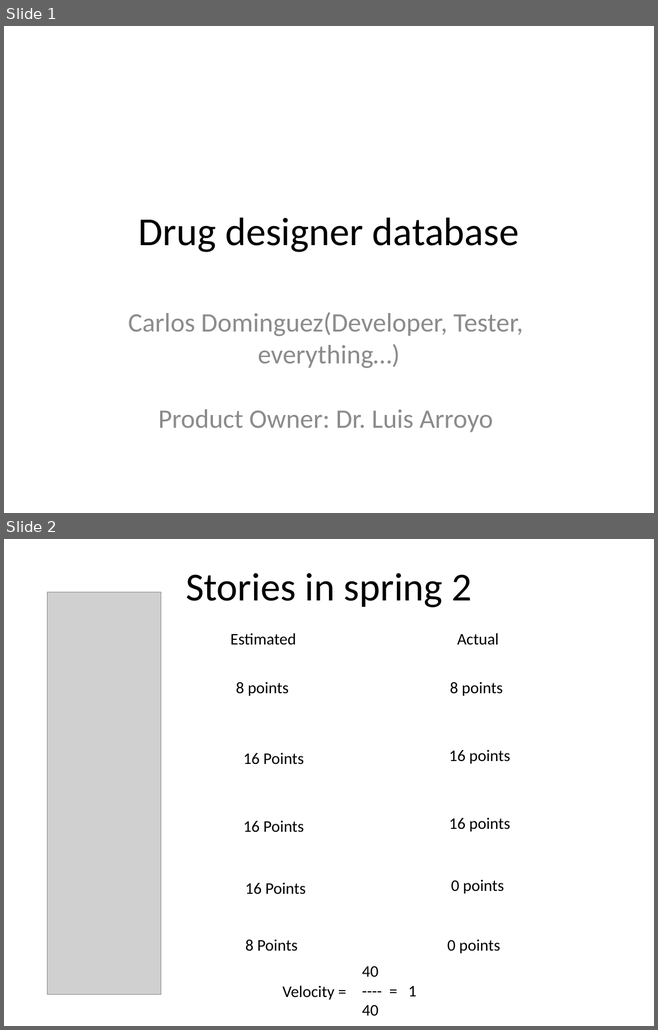
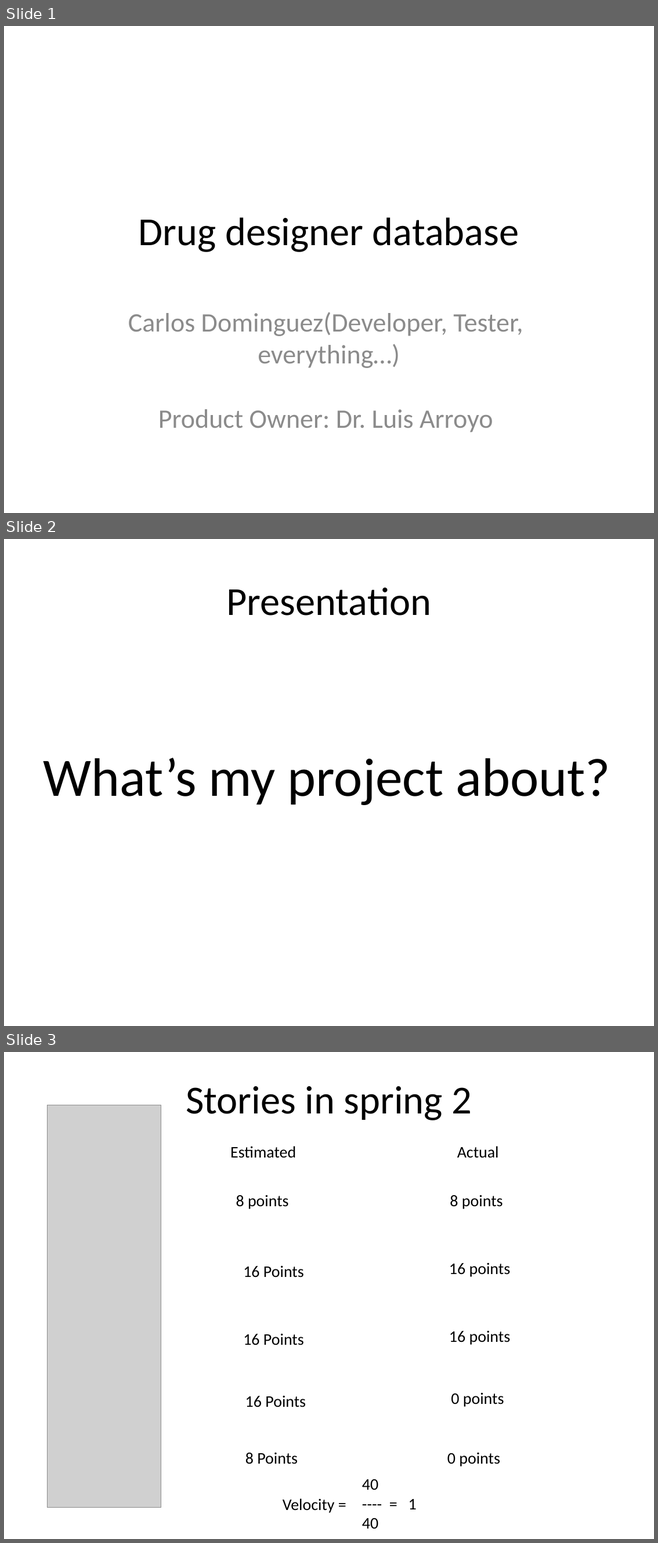
Before and after one commit to FIU-SCIS-Senior-Project-2015-Spring/Designer-Drugs-Database-App, a slide deck: Presentation Slides/Presentation 3.pptx. Shown one above the other, each under a label of ours: slides 1 and 2 before the commit, slides 1, 2 and 3 after it. The pictures are 658x1030 and 658x1543 pixels, drawn with LibreOffice and Linux fonts; fonts in the diff are those of the drawing; grey boxes stand for pictures. Boxes give left, top, right and bottom in pixels: in the first picture for what was removed or moved away, otherwise in the second. Text is boxed around its words. In the diff, an @@ line names an element or a change of style, - is before the commit and + after.

```diff
--- a/Presentation Slides/Presentation 3.pptx
+++ b/Presentation Slides/Presentation 3.pptx
@@ slide 2 added at [4,539,654,1026], background #FFFFFF @@
@@ title added at [226,587,431,616], 44 pt, text #000000 @@
+Presentation
@@ text added at [43,758,610,805], 60 pt, text #000000 @@
+What’s my project about?
@@ what was slide 2 is now slide 3 @@
```
Also in this commit, not shown: 2 slides changed, 2 other slides added, 3 slides removed, 1 other file.
